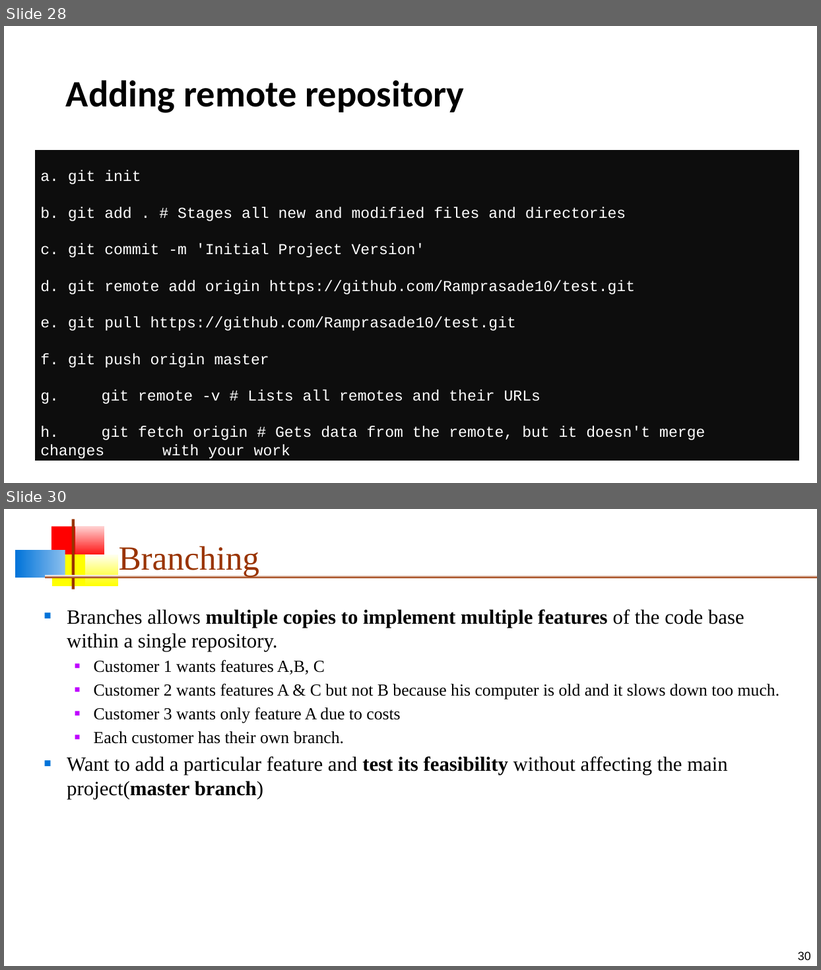
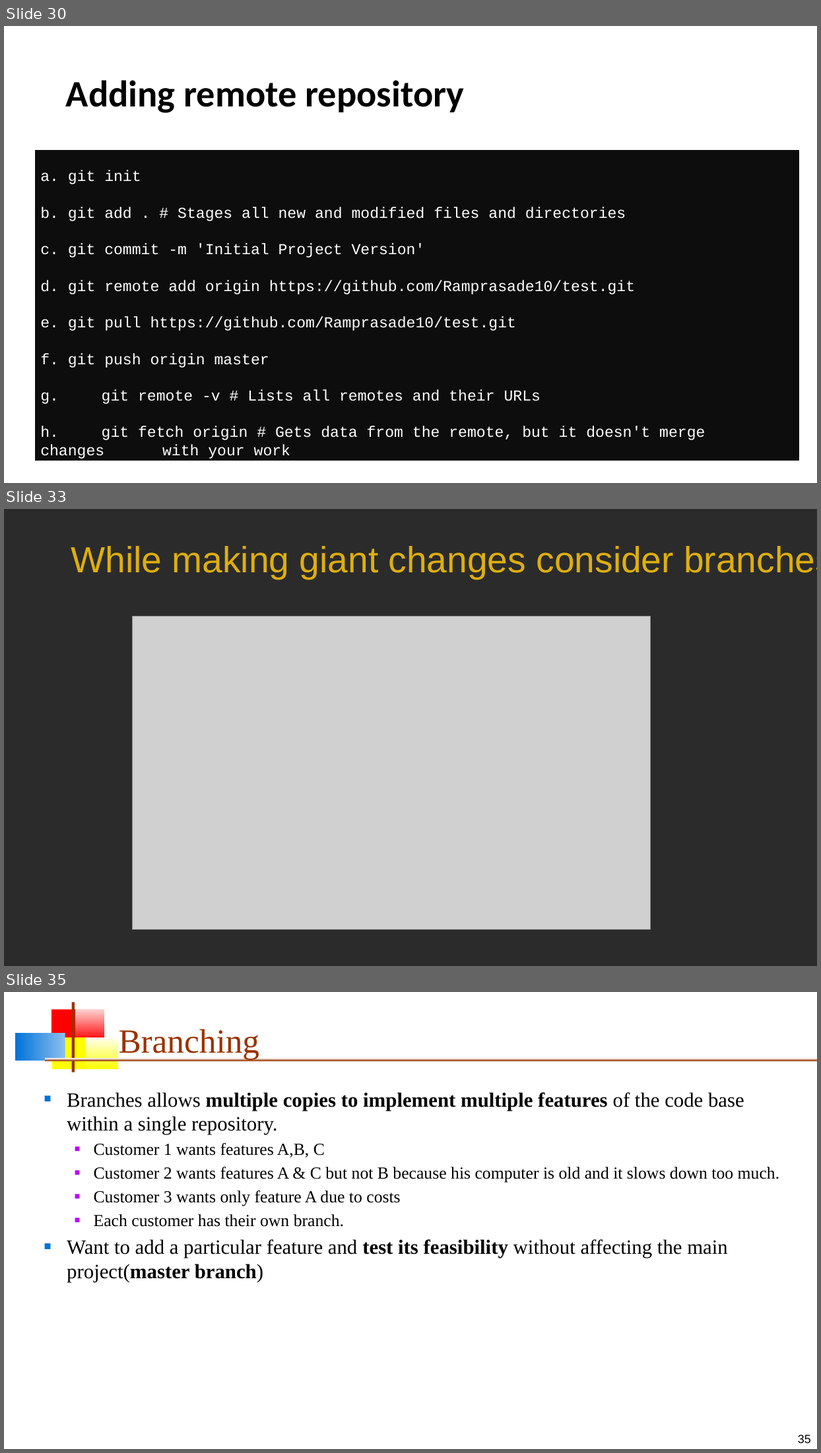
Before and after one commit to Ramprasade10/VersionControlSystem_NSOC, a slide deck: VersionControlSystem.odp. Shown one above the other, each under a label of ours: slides 28 and 30 before the commit, slides 30, 33 and 35 after it; the slides between them are not shown. The pictures are 821x970 and 821x1453 pixels, drawn with LibreOffice and Linux fonts; fonts in the diff are those of the drawing; grey boxes stand for pictures; background and template pictures are left out; a plain dark background stands for a picture behind light text. Boxes give left, top, right and bottom in pixels: in the first picture for what was removed or moved away, otherwise in the second. Text is boxed around its words. In the diff, an @@ line names an element or a change of style, - is before the commit and + after.

```diff
--- a/VersionControlSystem.odp
+++ b/VersionControlSystem.odp
@@ slide 33 added at bbox=[4, 509, 817, 966], background picture (left out) @@
@@ title added at bbox=[71, 546, 817, 580], 43 pt, text #DEAF0D @@
+While making giant changes consider branches
@@ picture added at bbox=[132, 616, 651, 930] @@
@@ what was slide 28 is now slide 30 @@
@@ what was slide 30 is now slide 35 @@
@@ page number at bbox=[798, 1435, 811, 1443]: text changed @@
-30
+35
```
Also in this commit, not shown: 2 slides changed, 4 other slides added.
